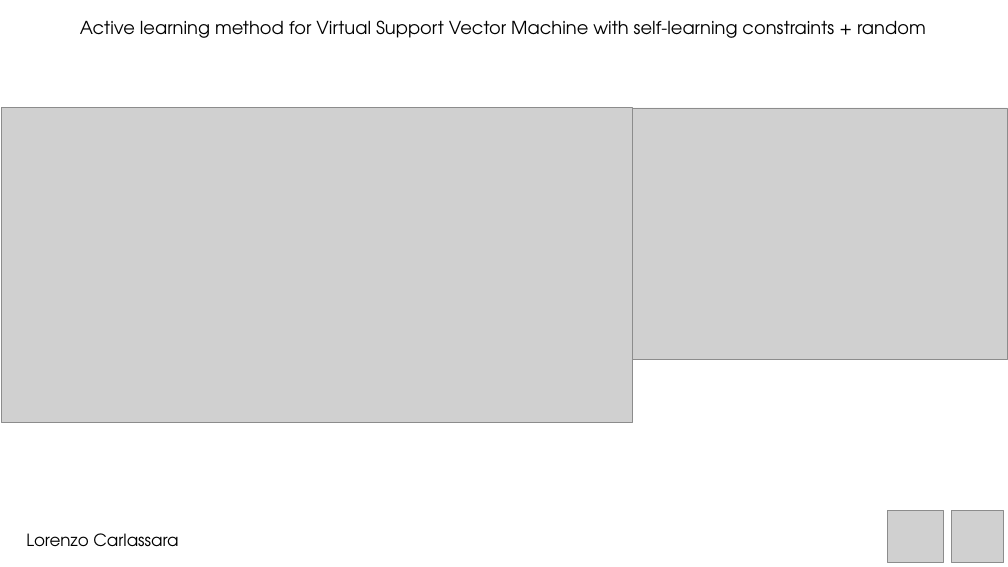
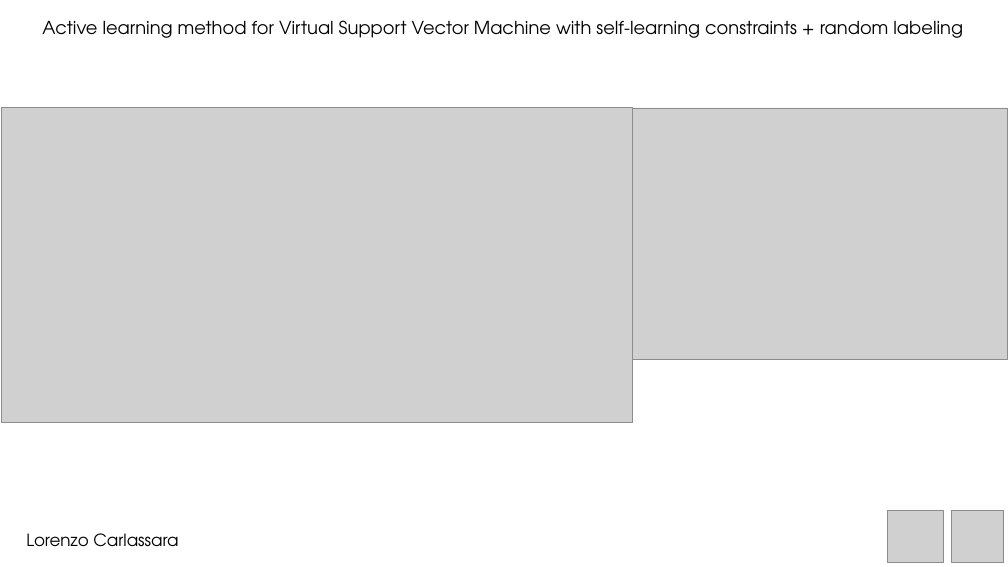
Before and after one commit to carls31/active-learning-virtual-SVM, a slide deck: slide 17 of presentation_CARLASSARA_10601118.pptx. Drawn at 1008x567 pixels with LibreOffice and Linux fonts; fonts in the diff are those of the drawing; grey boxes stand for pictures. Boxes give left, top, right and bottom in pixels: in the first picture for what was removed or moved away, otherwise in the second. Text is boxed around its words. In the diff, an @@ line names an element or a change of style, - is before the commit and + after.

```diff
--- a/presentation_CARLASSARA_10601118.pptx
+++ b/presentation_CARLASSARA_10601118.pptx
@@ text at (x1=42, y1=20, x2=963, y2=38): text changed @@
-Active learning method for Virtual Support Vector Machine with self-learning constraints + random
+Active learning method for Virtual Support Vector Machine with self-learning constraints + random labeling
```
Also in this commit, not shown: 2 other slides changed.
